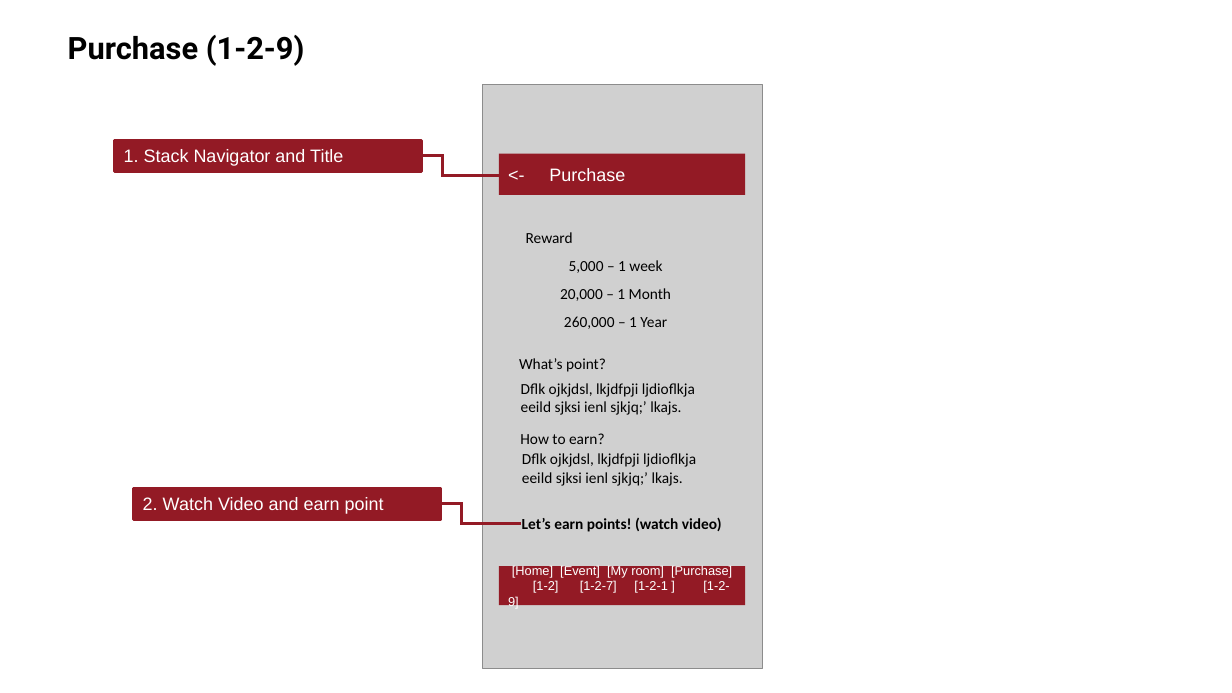
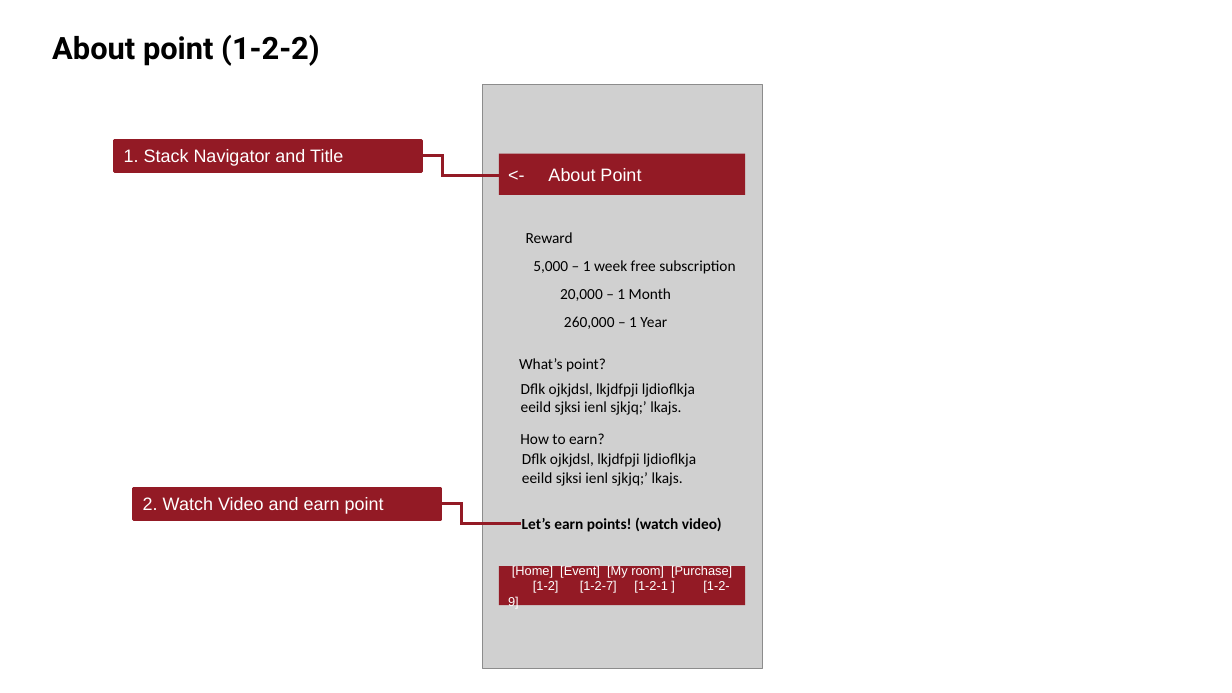
Before and after one commit to ByeonghoonJeon/myShopping, a slide deck: slide 11 of myLottoUXDesign - Copy.pptx. Drawn at 1232x693 pixels with LibreOffice and Linux fonts; fonts in the diff are those of the drawing; grey boxes stand for pictures. Boxes give left, top, right and bottom in pixels: in the first picture for what was removed or moved away, otherwise in the second. Text is boxed around its words. In the diff, an @@ line names an element or a change of style, - is before the commit and + after.

```diff
--- a/myLottoUXDesign - Copy.pptx
+++ b/myLottoUXDesign - Copy.pptx
@@ text at (x1=52, y1=35, x2=320, y2=66): text changed @@
-Purchase (1-2-9)
+About point (1-2-2)
@@ text in rounded rectangle at (x1=548, y1=168, x2=641, y2=181): text changed @@
-<- Purchase
+<- About Point
@@ text at (x1=533, y1=260, x2=735, y2=274): text changed @@
-5,000 – 1 week
+5,000 – 1 week free subscription
```
Also in this commit, not shown: 3 slides added.
